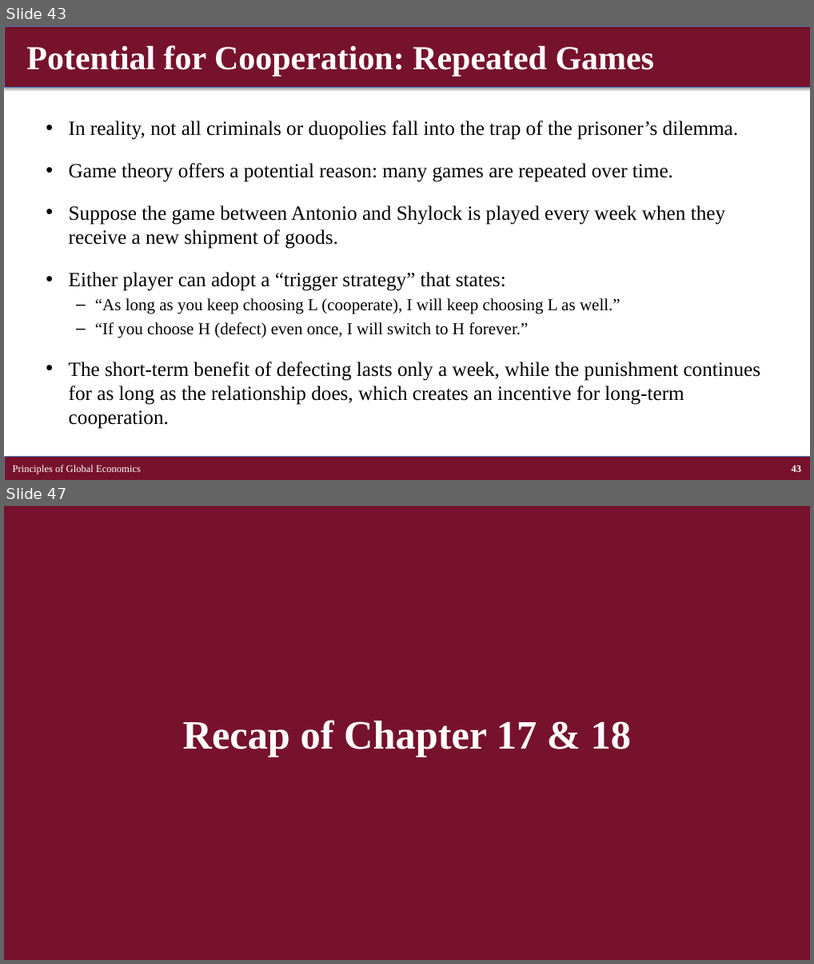
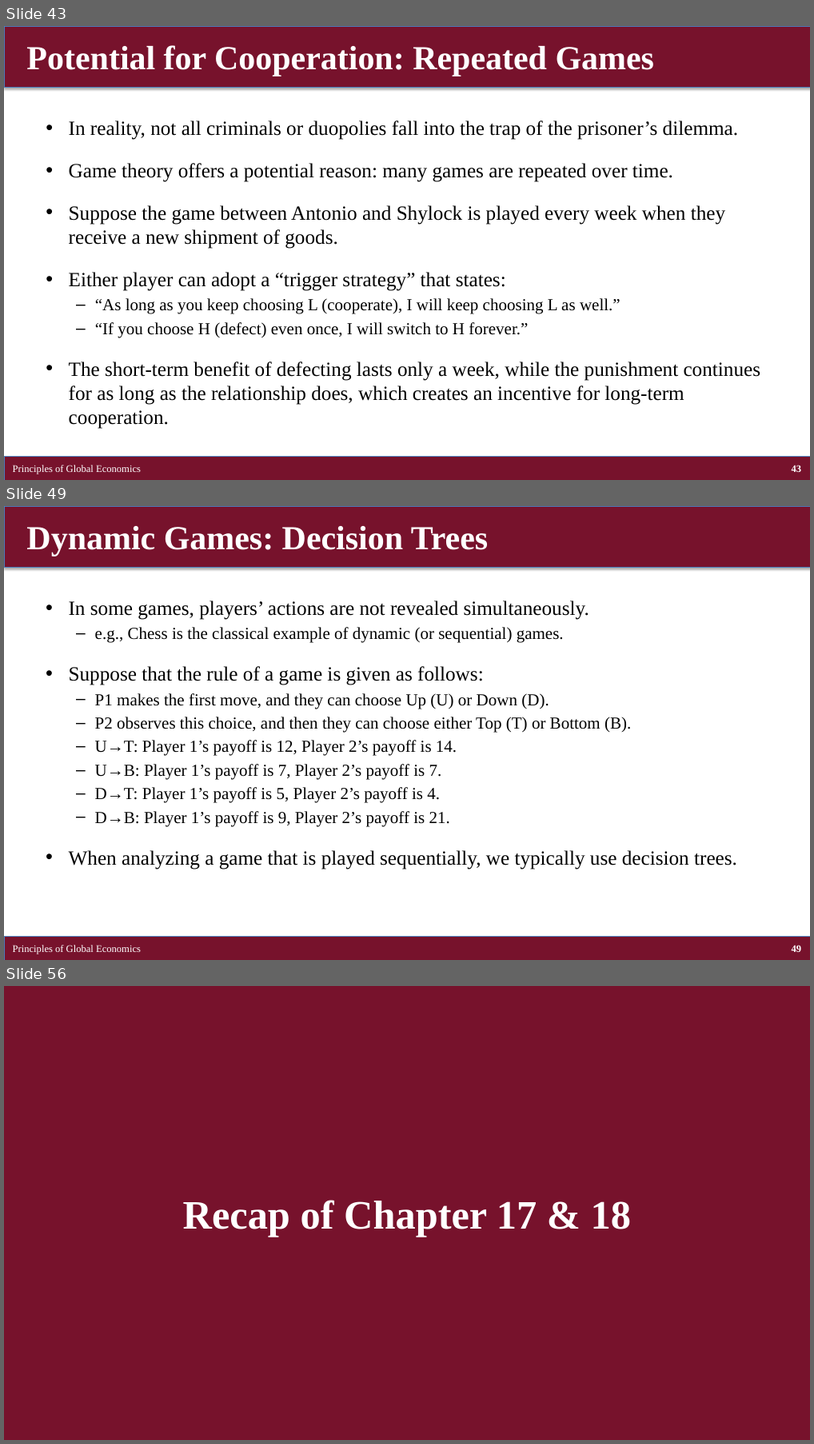
Before and after one commit to brianhwpark/brianhwpark.github.io, a slide deck: files/teaching-resources/concordiacollege-bus-201/bus-201-lecture-note/bus201-ch17-18.pptx. Shown one above the other, each under a label of ours: slides 43 and 47 before the commit, slides 43, 49 and 56 after it; the slides between them are not shown. The pictures are 814x964 and 814x1444 pixels, drawn with LibreOffice and Linux fonts; fonts in the diff are those of the drawing. Boxes give left, top, right and bottom in pixels: in the first picture for what was removed or moved away, otherwise in the second. Text is boxed around its words. In the diff, an @@ line names an element or a change of style, - is before the commit and + after.

```diff
--- a/files/teaching-resources/concordiacollege-bus-201/bus-201-lecture-note/bus201-ch17-18.pptx
+++ b/files/teaching-resources/concordiacollege-bus-201/bus-201-lecture-note/bus201-ch17-18.pptx
@@ slide 49 added at [4,506,810,960], background #FFFFFF @@
@@ rectangle added at [4,506,810,567], fill #77122C, outline #4B7EBC 0.75 pt @@
@@ title added at [26,526,488,556], 40 pt, text #FFFFFF, bold @@
+Dynamic Games: Decision Trees
@@ text added at [69,600,738,869], 20 pt, text #000000 @@
+• In some games, players’ actions are not revealed simultaneously.
+  – e.g., Chess is the classical example of dynamic (or sequential) games.
+• Suppose that the rule of a game is given as follows:
+  – P1 makes the first move, and they can choose Up (U) or Down (D).
+  – P2 observes this choice, and then they can choose either Top (T) or Bottom (B).
+  – U→T: Player 1’s payoff is 12, Player 2’s payoff is 14.
+  – U→B: Player 1’s payoff is 7, Player 2’s payoff is 7.
+  – D→T: Player 1’s payoff is 5, Player 2’s payoff is 4.
+  – D→B: Player 1’s payoff is 9, Player 2’s payoff is 21.
+• When analyzing a game that is played sequentially, we typically use decision trees.
@@ rectangle added at [4,936,810,960], fill #77122C, outline #4B7EBC 0.75 pt @@
@@ text added at [13,944,141,954], 12 pt, text #FFFFFF @@
+Principles of Global Economics
@@ page number added at [792,944,802,952], 12 pt, text #FFFFFF, bold @@
+49
@@ what was slide 47 is now slide 56 @@
```
Also in this commit, not shown: 3 slides changed, 8 other slides added, 11 other files.
